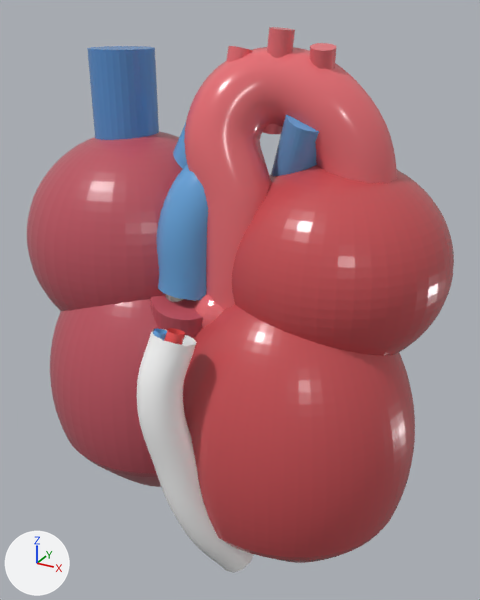
The glTF model frontend/public/3d_models/heart_realistic.glb, before and after one commit.
The view is the same before and after, from a 50 mm lens placed at (3.28, -5.77, 3.67), pointed at (-0.06, 0.31, 0.63). Lighting does not change. The marker at lower left points along +X, +Y and +Z. The picture after the commit comes second. Where no turn or scale is listed for an object, it has been applied to the vertices.

Script lines for the objects in view, before the commit:
```python
ob_anterior_sulcus_fat = bpy.data.objects.new('Anterior_Sulcus_Fat', me_curve_sulcus_fat)
ob_anterior_sulcus_fat.location = (0.0, 0.0, 0.0)
ob_conus_arteriosus = bpy.data.objects.new('Conus_Arteriosus', me_cone_007)
ob_conus_arteriosus.location = (-0.35, -0.32, 0.55)
ob_great_cardiac_vein = bpy.data.objects.new('Great_Cardiac_Vein', me_curve_gcv)
ob_great_cardiac_vein.location = (0.0, 0.0, 0.0)
ob_lad_coronary_artery = bpy.data.objects.new('LAD_Coronary_Artery', me_curve_lad)
ob_lad_coronary_artery.location = (0.0, 0.0, 0.0)
ob_left_atrium = bpy.data.objects.new('Left_Atrium', me_sphere_003)
ob_left_atrium.location = (0.95, 0.55, 1.2)
ob_left_ventricle = bpy.data.objects.new('Left_Ventricle', me_sphere_002)
ob_left_ventricle.location = (0.7, 0.0, -0.65)
ob_lv_anterior_wall = bpy.data.objects.new('LV_Anterior_Wall', me_sphere)
ob_lv_anterior_wall.location = (0.7, 0.0, -0.65)
ob_right_atrium = bpy.data.objects.new('Right_Atrium', me_sphere_009)
ob_right_atrium.location = (-1.45, 0.35, 1.15)
ob_rv_anterior_wall = bpy.data.objects.new('RV_Anterior_Wall', me_sphere_001)
ob_rv_anterior_wall.location = (-1.05, 0.0, -0.42)
# also in view: 'Aortic_Arch' at (0.57, 0.18, 2.03); 'Left_Common_Carotid' at (0.35, 0.28, 3.02); 'Superior_Vena_Cava' at (-1.55, 0.35, 2.35); 'Pulmonary_Trunk' at (-0.16, -0.11, 1.7); 'Left_Pulmonary_Artery' at (0.55, 0.35, 2.22)
```
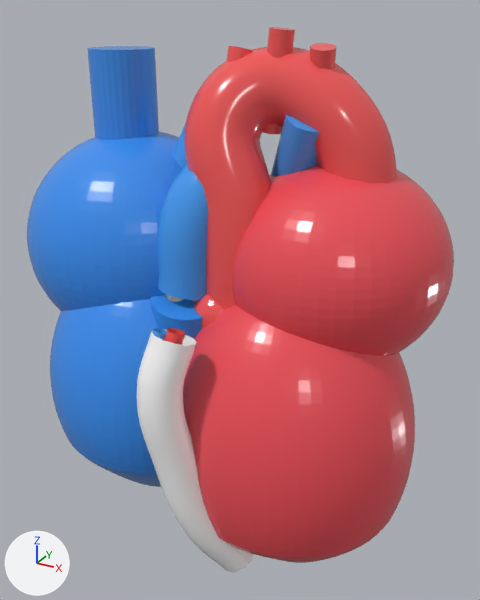
Location of each change, [x1, y1, x2, y2] in pixels of the pictures (480 x 600 px):
'LV_Anterior_Wall', recoloured, surface changed
    both: [183, 305, 411, 563]
'Left_Atrium', recoloured, surface changed
    both: [231, 165, 454, 356]
'Aortic_Arch', recoloured, surface changed
    both: [184, 47, 397, 310]
'Right_Atrium', recoloured, surface changed (red to blue)
    both: [27, 131, 183, 311]
'RV_Anterior_Wall', recoloured, surface changed (red to blue)
    both: [50, 299, 161, 487]
'Superior_Vena_Cava', recoloured, surface changed
    both: [87, 46, 159, 140]
'Pulmonary_Trunk', recoloured, surface changed
    both: [156, 165, 208, 301]
'Left_Pulmonary_Artery', recoloured, surface changed
    both: [271, 114, 319, 176]
'Conus_Arteriosus', recoloured, surface changed (red to blue)
    both: [151, 295, 203, 339]
'Left_Common_Carotid', recoloured, surface changed
    both: [263, 27, 295, 134]
'Left_Ventricle', recoloured, surface changed
    both: [387, 353, 415, 495]
'Left_Subclavian_Artery', recoloured, surface changed
    both: [310, 43, 336, 69]
'Aortic_Sinus_3', recoloured, surface changed
    both: [194, 294, 224, 328]
'Right_Pulmonary_Artery', recoloured, surface changed
    both: [173, 123, 187, 168]
'Brachiocephalic_Artery', recoloured, surface changed
    both: [226, 46, 253, 62]
'Great_Cardiac_Vein', recoloured
    both: [153, 328, 167, 340]
'Pulmonary_Cusp_Right', recoloured, surface changed
    both: [166, 294, 183, 302]

Diff of the bpy script that builds the scene:
```diff
--- a/frontend/public/3d_models/heart_realistic.glb.py
+++ b/frontend/public/3d_models/heart_realistic.glb.py
@@ mat_mat_coronaryvein @@
 mat_mat_coronaryvein = principled_material('Mat_CoronaryVein')
-mat_mat_coronaryvein.base_color = (0.16, 0.44, 0.85)  # blue #6fb1ed
+mat_mat_coronaryvein.base_color = (0.08, 0.38, 0.92)  # blue #50a6f6
 mat_mat_coronaryvein.roughness = 0.16
@@ mat_mat_coronaryartery @@
 mat_mat_coronaryartery = principled_material('Mat_CoronaryArtery')
-mat_mat_coronaryartery.base_color = (0.92, 0.1, 0.1)  # red #f65959
+mat_mat_coronaryartery.base_color = (0.94, 0.08, 0.08)  # red #f85050
 mat_mat_coronaryartery.roughness = 0.16
@@ mat_mat_lv_myocardium @@
 mat_mat_lv_myocardium = principled_material('Mat_LV_Myocardium')
-mat_mat_lv_myocardium.base_color = (0.58, 0.08, 0.09)  # red #c85055
-mat_mat_lv_myocardium.roughness = 0.25
+mat_mat_lv_myocardium.base_color = (0.86, 0.08, 0.1)  # red #ef5059
+mat_mat_lv_myocardium.roughness = 0.22
@@ mat_mat_rv_myocardium @@
 mat_mat_rv_myocardium = principled_material('Mat_RV_Myocardium')
-mat_mat_rv_myocardium.base_color = (0.52, 0.09, 0.12)  # red #bf5561
-mat_mat_rv_myocardium.roughness = 0.28
+mat_mat_rv_myocardium.base_color = (0.04, 0.28, 0.88)  # blue #3890f1
+mat_mat_rv_myocardium.roughness = 0.22
@@ mat_mat_aorta @@
 mat_mat_aorta = principled_material('Mat_Aorta')
-mat_mat_aorta.base_color = (0.82, 0.16, 0.18)  # red #ea6f76
-mat_mat_aorta.roughness = 0.2
+mat_mat_aorta.base_color = (0.9, 0.1, 0.1)  # red #f35959
+mat_mat_aorta.roughness = 0.18
@@ mat_mat_valveleaflet @@
 mat_mat_valveleaflet = principled_material('Mat_ValveLeaflet')
-mat_mat_valveleaflet.base_color = (0.95, 0.94, 0.88)  # white #f9f8f1
+mat_mat_valveleaflet.base_color = (0.96, 0.96, 0.92)  # white #fafaf6
 mat_mat_valveleaflet.roughness = 0.2
-mat_mat_valveleaflet.transmission_weight = 0.35
+mat_mat_valveleaflet.transmission_weight = 0.25
@@ mat_mat_venacava @@
 mat_mat_venacava = principled_material('Mat_VenaCava')
-mat_mat_venacava.base_color = (0.1, 0.28, 0.62)  # blue #5990ce
-mat_mat_venacava.roughness = 0.25
+mat_mat_venacava.base_color = (0.05, 0.28, 0.82)  # blue #3f90ea
+mat_mat_venacava.roughness = 0.22
@@ mat_mat_pulmonary @@
 mat_mat_pulmonary = principled_material('Mat_Pulmonary')
-mat_mat_pulmonary.base_color = (0.14, 0.38, 0.72)  # blue #69a6dd
-mat_mat_pulmonary.roughness = 0.22
+mat_mat_pulmonary.base_color = (0.06, 0.34, 0.9)  # blue #459ef3
+mat_mat_pulmonary.roughness = 0.2
```
